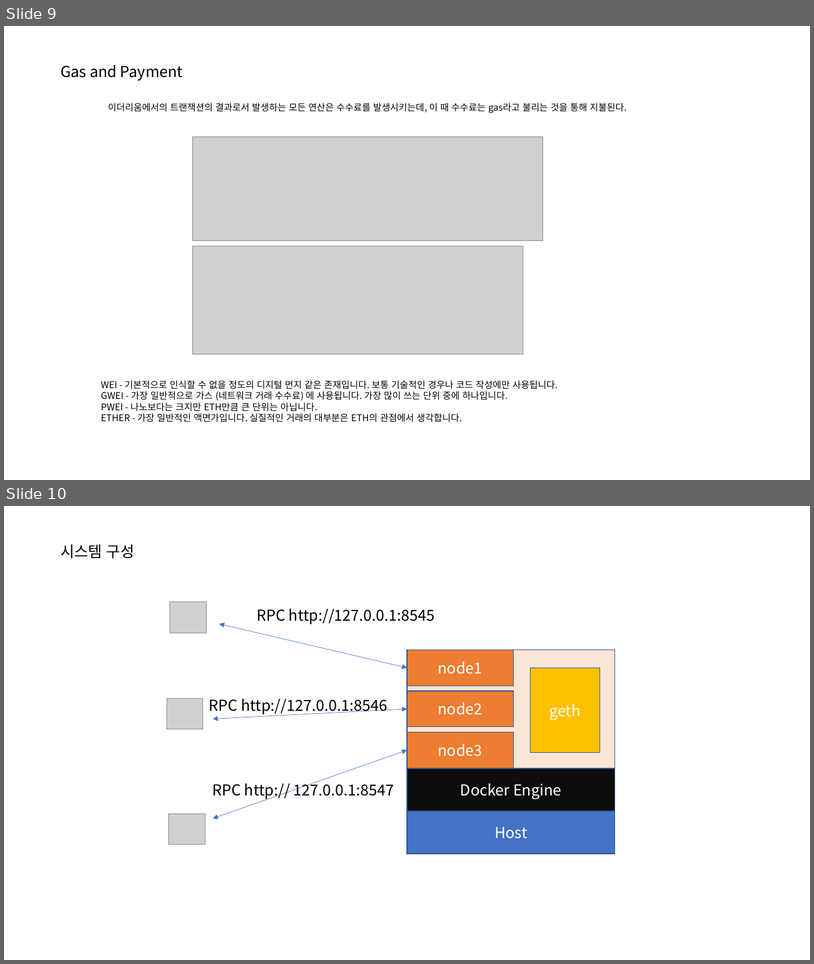
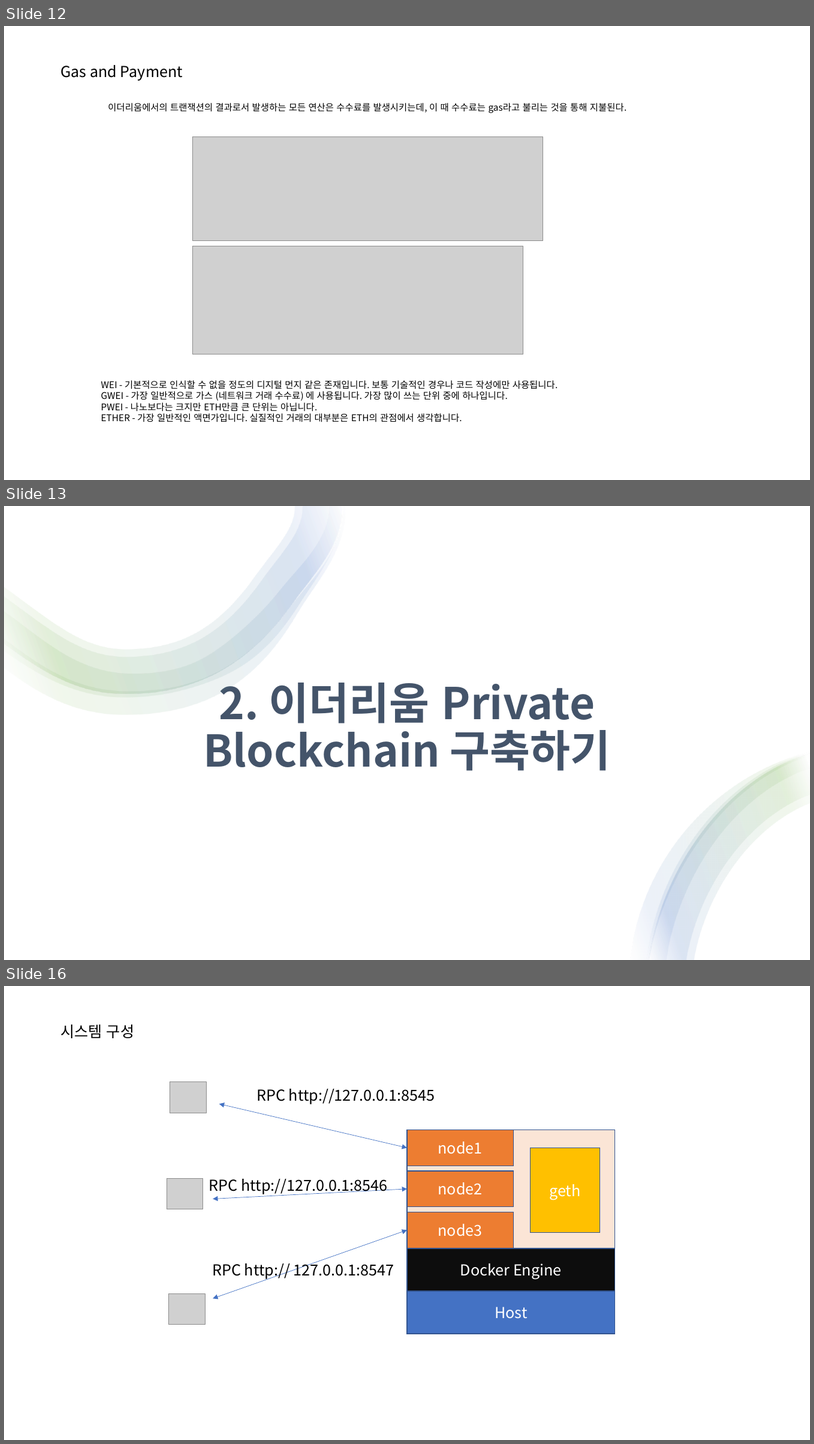
Before and after one commit to hypermusic80/eth_web3, a slide deck: 이더리움구축.pptx. Shown one above the other, each under a label of ours: slides 9 and 10 before the commit, slides 12, 13 and 16 after it; the slides between them are not shown. The pictures are 814x964 and 814x1444 pixels, drawn with LibreOffice and Linux fonts; fonts in the diff are those of the drawing; grey boxes stand for pictures. Boxes give left, top, right and bottom in pixels: in the first picture for what was removed or moved away, otherwise in the second. Text is boxed around its words. In the diff, an @@ line names an element or a change of style, - is before the commit and + after.

```diff
--- a/이더리움구축.pptx
+++ b/이더리움구축.pptx
@@ slide 13 added at <box>4,506,810,960</box>, background #FFFFFF @@
@@ rectangle added at <box>4,506,810,960</box>, fill #FFFFFF @@
@@ group added at <box>4,506,346,715</box>: 4 freeform shapes @@
@@ text added at <box>203,682,611,771</box>, 52 pt, text #44546A, bold @@
+2. 이더리움 Private Blockchain 구축하기
@@ group added at <box>631,752,810,960</box>: 4 freeform shapes @@
@@ what was slide 9 is now slide 12 @@
@@ what was slide 10 is now slide 16 @@
```
Also in this commit, not shown: 2 slides changed, 11 other slides added.
